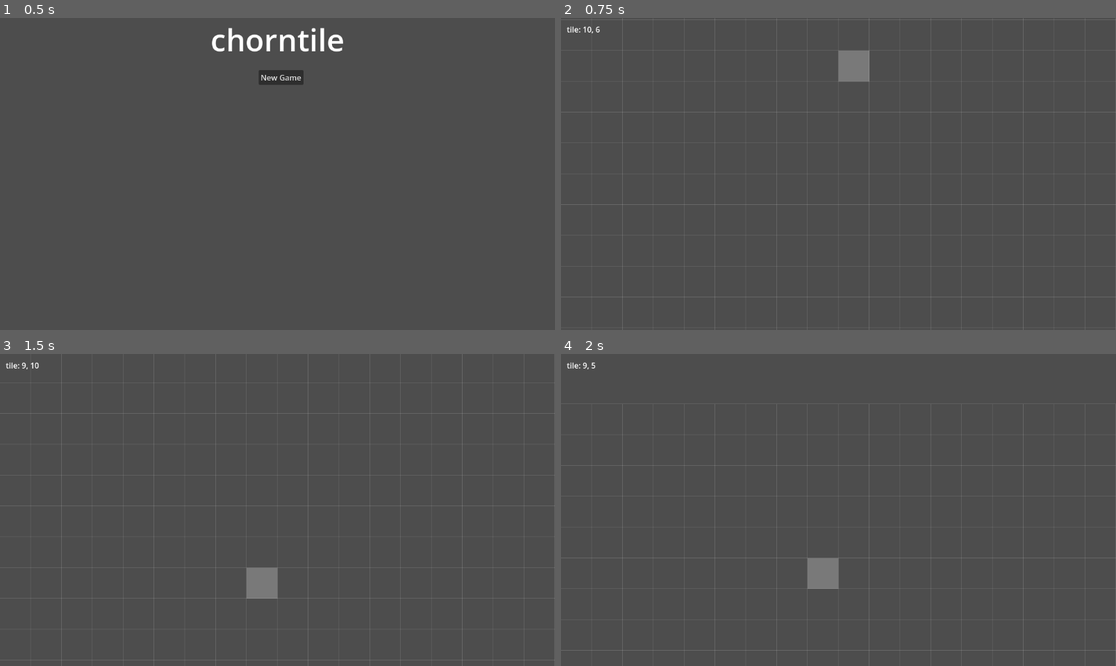
Above: before the commit, frames 1-4 (two rows, left to right).
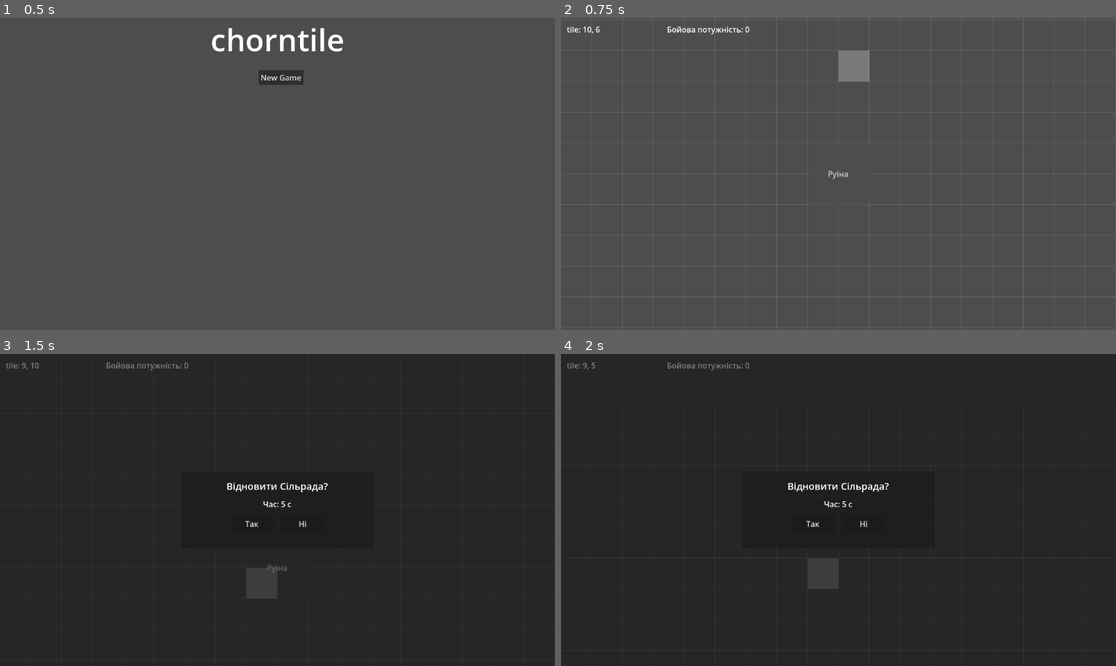
Above: after the commit, the same moments.

Repository: stovburtm-web/chorntile
Game: Godot game, scene res://scenes/main/main_menu.tscn
Same seed, same stepped clock (60 frames per second), same inputs: the game is played once before the commit and once after it.
Inputs (mouse positions are in pixels of both pictures, inside the frame that each line leads up to):
- Up to frame 1 (0.5 s): no input
- Up to frame 2 (0.75 s): click "New Game" at 0.5 s
- Up to frame 3 (1.5 s): tap Enter at 1.25 s; move the mouse to (249, 572) at 1.27 s; hold Up (ui_up) from 1.28 s (still down); click (249, 572) at 1.42 s
- Up to frame 4 (2 s): keep holding Up (ui_up)

Frame 1 is identical in both runs. In frame 2, 0.2% of the frame differs, in the area x 19-56%, y 2-60%; in frame 3, 100%; in frame 4, 100%, in the area x 0-100%, y 0-100%.

Commit message:
feat(m2): restore village council with modal and settlement power

Diff:
--- a/project.godot
+++ b/project.godot
@@ -15,6 +15,10 @@
 config/features=PackedStringArray("4.6", "Forward Plus")
 config/icon="res://icon.svg"
 
+[autoload]
+
+SettlementPower="*uid://cnbeqehmt4nne"
+
 [physics]
 
 3d/physics_engine="Jolt Physics"
--- /dev/null
+++ b/resources/buildings/building_data.gd
@@ -0,0 +1,37 @@
+class_name BuildingData
+extends Resource
+
+## Дані балансу для однієї будівлі. Зберігається у .tres файлі,
+## редагується в інспекторі Godot. Логіка не хардкодить цифри — читає звідси.
+##
+## Приклад: resources/buildings/village_council.tres
+
+## Унікальний ідентифікатор (для збережень, пошуку, локалізації).
+@export var id: StringName = &""
+
+## Відображуване ім'я (поки без локалізації — просто рядок).
+@export var display_name: String = "Будівля"
+
+## Розмір у плитках. 1x1 = звичайна, 2x2 = центральна (Сільрада).
+@export var size: Vector2i = Vector2i(1, 1)
+
+## Максимальне HP (для пізніших фаз, коли з'явиться руйнування).
+@export var max_hp: int = 100
+
+## Скільки секунд триває ремонт/будівництво з руїни.
+@export var restore_time: float = 5.0
+
+## Скільки ресурсів треба для відновлення. Порожній словник = безкоштовно.
+## Приклад: {"wood": 10, "metal": 5}
+@export var restore_cost: Dictionary = {}
+
+## Наскільки збільшує "бойову потужність поселення" коли побудована.
+@export var power_rating: int = 0
+
+## Візуал готової будівлі. PackedScene з коренем Node2D/Control.
+## У M2-M7 — плейсхолдер ColorRect з лейблом. У M8+ — справжній спрайт/модель.
+@export var visual_built: PackedScene
+
+## Візуал руїни (стан перед відновленням). Може бути null — тоді
+## використовується дефолтний сірий прямокутник (див. Building.gd).
+@export var visual_ruin: PackedScene
--- /dev/null
+++ b/resources/buildings/village_council.tres
@@ -0,0 +1,17 @@
+[gd_resource type="Resource" script_class="BuildingData" format=3 uid="uid://cbvcdata001"]
+
+[ext_resource type="Script" path="res://resources/buildings/building_data.gd" id="1_script"]
+[ext_resource type="PackedScene" path="res://scenes/buildings/visuals/village_council_built.tscn" id="2_built"]
+[ext_resource type="PackedScene" path="res://scenes/buildings/visuals/village_council_ruin.tscn" id="3_ruin"]
+
+[resource]
+script = ExtResource("1_script")
+id = &"village_council"
+display_name = "Сільрада"
+size = Vector2i(2, 2)
+max_hp = 500
+restore_time = 5.0
+restore_cost = {}
+power_rating = 100
+visual_built = ExtResource("2_built")
+visual_ruin = ExtResource("3_ruin")
--- /dev/null
+++ b/scenes/buildings/building.tscn
@@ -0,0 +1,18 @@
+[gd_scene format=3 uid="uid://cbldgbase001"]
+
+[ext_resource type="Script" path="res://scripts/components/building.gd" id="1_building"]
+
+[node name="Building" type="Node2D"]
+script = ExtResource("1_building")
+
+[node name="Visual" type="Node2D" parent="."]
+
+[node name="BuildLabel" type="Label" parent="."]
+offset_left = -16.0
+offset_top = -28.0
+offset_right = 160.0
+offset_bottom = -4.0
+text = "Будується 5.0с"
+horizontal_alignment = 1
+vertical_alignment = 1
+visible = false
--- /dev/null
+++ b/scenes/buildings/visuals/village_council_built.tscn
@@ -0,0 +1,18 @@
+[gd_scene format=3 uid="uid://cbvc1vqbuilt"]
+
+[node name="VisualBuilt" type="Node2D"]
+
+[node name="Rect" type="ColorRect" parent="."]
+offset_right = 128.0
+offset_bottom = 128.0
+color = Color(0.55, 0.45, 0.35, 1)
+mouse_filter = 2
+
+[node name="Label" type="Label" parent="."]
+offset_left = 0.0
+offset_top = 48.0
+offset_right = 128.0
+offset_bottom = 80.0
+text = "Сільрада"
+horizontal_alignment = 1
+vertical_alignment = 1
--- /dev/null
+++ b/scenes/buildings/visuals/village_council_ruin.tscn
@@ -0,0 +1,19 @@
+[gd_scene format=3 uid="uid://cbvc1vqbruin"]
+
+[node name="VisualRuin" type="Node2D"]
+
+[node name="Rect" type="ColorRect" parent="."]
+offset_right = 128.0
+offset_bottom = 128.0
+color = Color(0.3, 0.3, 0.3, 0.6)
+mouse_filter = 2
+
+[node name="Label" type="Label" parent="."]
+offset_left = 0.0
+offset_top = 48.0
+offset_right = 128.0
+offset_bottom = 80.0
+text = "Руїна"
+horizontal_alignment = 1
+vertical_alignment = 1
+modulate = Color(1, 1, 1, 0.7)
--- /dev/null
+++ b/scenes/ui/restore_modal.gd
@@ -0,0 +1,36 @@
+class_name RestoreModal
+extends CanvasLayer
+
+## Модалка підтвердження відновлення/скасування будівлі.
+## Викликається з game.gd методом open(building).
+## Самостійно чіпляється до натискань Так/Ні і закривається.
+
+signal confirmed  ## Користувач натиснув "Так".
+
+@onready var panel: PanelContainer = $Panel
+@onready var title: Label = $Panel/Margin/VBox/Title
+@onready var description: Label = $Panel/Margin/VBox/Description
+@onready var yes_btn: Button = $Panel/Margin/VBox/Buttons/YesButton
+@onready var no_btn: Button = $Panel/Margin/VBox/Buttons/NoButton
+
+
+func _ready() -> void:
+	hide()
+	yes_btn.pressed.connect(_on_yes)
+	no_btn.pressed.connect(_on_no)
+
+
+## Показати модалку з заданим текстом.
+func open(title_text: String, description_text: String) -> void:
+	title.text = title_text
+	description.text = description_text
+	show()
+
+
+func _on_yes() -> void:
+	hide()
+	confirmed.emit()
+
+
+func _on_no() -> void:
+	hide()
--- /dev/null
+++ b/scenes/ui/restore_modal.tscn
@@ -0,0 +1,61 @@
+[gd_scene format=3 uid="uid://crstmodal001"]
+
+[ext_resource type="Script" path="res://scenes/ui/restore_modal.gd" id="1_script"]
+
+[node name="RestoreModal" type="CanvasLayer"]
+layer = 10
+script = ExtResource("1_script")
+
+[node name="Dim" type="ColorRect" parent="."]
+anchors_preset = 15
+anchor_right = 1.0
+anchor_bottom = 1.0
+color = Color(0, 0, 0, 0.5)
+
+[node name="Panel" type="PanelContainer" parent="."]
+anchors_preset = 8
+anchor_left = 0.5
+anchor_top = 0.5
+anchor_right = 0.5
+anchor_bottom = 0.5
+offset_left = -200.0
+offset_top = -80.0
+offset_right = 200.0
+offset_bottom = 80.0
+
+[node name="Margin" type="MarginContainer" parent="Panel"]
+layout_mode = 2
+theme_override_constants/margin_left = 16
+theme_override_constants/margin_top = 16
+theme_override_constants/margin_right = 16
+theme_override_constants/margin_bottom = 16
+
+[node name="VBox" type="VBoxContainer" parent="Panel/Margin"]
+layout_mode = 2
+theme_override_constants/separation = 12
+
+[node name="Title" type="Label" parent="Panel/Margin/VBox"]
+layout_mode = 2
+text = "Відновити?"
+horizontal_alignment = 1
+theme_override_font_sizes/font_size = 20
+
+[node name="Description" type="Label" parent="Panel/Margin/VBox"]
+layout_mode = 2
+text = "Підтвердіть дію."
+horizontal_alignment = 1
+
+[node name="Buttons" type="HBoxContainer" parent="Panel/Margin/VBox"]
+layout_mode = 2
+alignment = 1
+theme_override_constants/separation = 16
+
+[node name="YesButton" type="Button" parent="Panel/Margin/VBox/Buttons"]
+layout_mode = 2
+text = "Так"
+custom_minimum_size = Vector2(90, 36)
+
+[node name="NoButton" type="Button" parent="Panel/Margin/VBox/Buttons"]
+layout_mode = 2
+text = "Ні"
+custom_minimum_size = Vector2(90, 36)
--- a/scenes/world/game.gd
+++ b/scenes/world/game.gd
@@ -1,21 +1,32 @@
 class_name Game
 extends Node2D
 
-## Коренева сцена геймплею. Для M1: малює сітку 20×20 через Line2D-оверлей
-## і дає Label з координатами плитки під курсором.
-##
-## Пізніше (M2+) замість примітивної сітки тут з'явиться TileMapLayer з ассетами.
+## Коренева сцена геймплею. M2 Крок 4: клік по руїні відкриває модалку
+## підтвердження. "Так" → відбудова. Клік по будівлі, що будується → модалка
+## скасування.
+
+const BUILDING_SCENE: PackedScene = preload("res://scenes/buildings/building.tscn")
+const VILLAGE_COUNCIL_DATA: BuildingData = preload("res://resources/buildings/village_council.tres")
 
 @onready var grid_overlay: Node2D = $GridOverlay
 @onready var hover_highlight: ColorRect = $HoverHighlight
 @onready var debug_label: Label = $UI/DebugLabel
+@onready var buildings_layer: Node2D = $Buildings
 @onready var camera: Camera2D = $GameCamera
-
+@onready var restore_modal: RestoreModal = $RestoreModal
+@onready var power_label: Label = $UI/PowerLabel
 
 func _ready() -> void:
 	_draw_grid()
 	hover_highlight.size = Vector2.ONE * TileGrid.TILE_SIZE
 	hover_highlight.color = Color(1, 1, 1, 0.25)
+	SettlementPower.changed.connect(_on_power_changed)
+	_on_power_changed(SettlementPower.total)
+	_spawn_starting_buildings()
+
+
+func _on_power_changed(new_total: int) -> void:
+	power_label.text = "Бойова потужність: %d" % new_total
 
 
 func _process(_delta: float) -> void:
@@ -31,14 +42,76 @@
 		debug_label.text = "tile: —"
 
 
+func _unhandled_input(event: InputEvent) -> void:
+	if not (event is InputEventMouseButton):
+		return
+	var mb: InputEventMouseButton = event
+	if not (mb.pressed and mb.button_index == MOUSE_BUTTON_LEFT):
+		return
+
+	var grid_pos: Vector2i = TileGrid.world_to_grid(get_global_mouse_position())
+	if not TileGrid.is_in_bounds(grid_pos):
+		return
+
+	var building: Building = _find_building_at(grid_pos)
+	if building == null:
+		return
+
+	match building.state:
+		Building.State.RUIN:
+			_ask_restore(building)
+		Building.State.RESTORING:
+			_ask_cancel(building)
+		Building.State.BUILT:
+			pass
+
+
+func _ask_restore(building: Building) -> void:
+	var title: String = "Відновити %s?" % building.data.display_name
+	var desc: String = "Час: %.0f с" % building.data.restore_time
+	_open_modal(title, desc, building.start_restoring)
+
+
+func _ask_cancel(building: Building) -> void:
+	var title: String = "Скасувати будівництво?"
+	var desc: String = "Прогрес буде втрачено."
+	_open_modal(title, desc, building.cancel_restoring)
+
+
+func _open_modal(title: String, desc: String, on_yes: Callable) -> void:
+	# Скидаємо всі старі підписки (після "Ні" сигнал не емітився, підписка висіла).
+	for c in restore_modal.confirmed.get_connections():
+		restore_modal.confirmed.disconnect(c["callable"])
+	restore_modal.confirmed.connect(on_yes, CONNECT_ONE_SHOT)
+	restore_modal.open(title, desc)
+
+
+func _find_building_at(gp: Vector2i) -> Building:
+	for child in buildings_layer.get_children():
+		if child is Building and child.contains_grid(gp):
+			return child
+	return null
+
+
+func _spawn_starting_buildings() -> void:
+	var center: Vector2i = TileGrid.MAP_SIZE / 2 - Vector2i(1, 1)
+	_spawn_building(VILLAGE_COUNCIL_DATA, center)
+
+
+func _spawn_building(data: BuildingData, gp: Vector2i) -> Building:
+	var building: Building = BUILDING_SCENE.instantiate()
+	building.data = data
+	building.grid_pos = gp
+	building.position = Vector2(gp) * TileGrid.TILE_SIZE
+	building.built.connect(func() -> void: SettlementPower.add(data.power_rating))
+	buildings_layer.add_child(building)
+	return building
+
+
 func _draw_grid() -> void:
-	# Малюємо сітку лініями в $GridOverlay через _draw — але оскільки
-	# GridOverlay це звичайний Node2D без скрипта, простіше додати
-	# лінії як дітей (Line2D). Робимо це тут один раз.
 	var line_color: Color = Color(1, 1, 1, 0.15)
 	var map_pixels: Vector2 = Vector2(TileGrid.MAP_SIZE) * TileGrid.TILE_SIZE
 
-	# Вертикальні лінії.
 	for x in range(TileGrid.MAP_SIZE.x + 1):
 		var line: Line2D = Line2D.new()
 		line.width = 1.0
@@ -47,7 +120,6 @@
 		line.add_point(Vector2(x * TileGrid.TILE_SIZE, map_pixels.y))
 		grid_overlay.add_child(line)
 
-	# Горизонтальні лінії.
 	for y in range(TileGrid.MAP_SIZE.y + 1):
 		var line: Line2D = Line2D.new()
 		line.width = 1.0
--- a/scenes/world/game.tscn
+++ b/scenes/world/game.tscn
@@ -1,27 +1,39 @@
-[gd_scene load_steps=3 format=3 uid="uid://bygj282raqrpo"]
+[gd_scene format=3 uid="uid://bygj282raqrpo"]
 
-[ext_resource type="Script" path="res://scenes/world/game.gd" id="1_game"]
-[ext_resource type="Script" path="res://scenes/world/game_camera.gd" id="2_cam"]
+[ext_resource type="Script" uid="uid://i7ib22s2n7ww" path="res://scenes/world/game.gd" id="1_game"]
+[ext_resource type="PackedScene" uid="uid://crstmodal001" path="res://scenes/ui/restore_modal.tscn" id="2_3iwug"]
+[ext_resource type="Script" uid="uid://cxecq1on7gjel" path="res://scenes/world/game_camera.gd" id="2_cam"]
 
-[node name="Game" type="Node2D"]
+[node name="Game" type="Node2D" unique_id=1604198907]
 script = ExtResource("1_game")
 
-[node name="GridOverlay" type="Node2D" parent="."]
+[node name="RestoreModal" parent="." unique_id=1659895872 instance=ExtResource("2_3iwug")]
 
-[node name="HoverHighlight" type="ColorRect" parent="."]
+[node name="GridOverlay" type="Node2D" parent="." unique_id=290541914]
+
+[node name="Buildings" type="Node2D" parent="." unique_id=1659683429]
+
+[node name="HoverHighlight" type="ColorRect" parent="." unique_id=32850684]
 offset_right = 64.0
 offset_bottom = 64.0
+mouse_filter = 2
 color = Color(1, 1, 1, 0.25)
-mouse_filter = 2
 
-[node name="GameCamera" type="Camera2D" parent="."]
+[node name="GameCamera" type="Camera2D" parent="." unique_id=2119437646]
 script = ExtResource("2_cam")
 
-[node name="UI" type="CanvasLayer" parent="."]
+[node name="UI" type="CanvasLayer" parent="." unique_id=1134486647]
 
-[node name="DebugLabel" type="Label" parent="UI"]
+[node name="DebugLabel" type="Label" parent="UI" unique_id=10289850]
 offset_left = 12.0
 offset_top = 12.0
 offset_right = 200.0
 offset_bottom = 36.0
 text = "tile: —"
+
+[node name="PowerLabel" type="Label" parent="UI" unique_id=952602272]
+offset_left = 220.0
+offset_top = 12.0
+offset_right = 392.0
+offset_bottom = 35.0
+text = "Бойова потужність: 0"
--- /dev/null
+++ b/scripts/autoload/settlement_power.gd
@@ -0,0 +1,21 @@
+extends Node
+
+## Глобальний лічильник бойової потужності поселення.
+## Сума power_rating усіх готових будівель.
+## Autoload: реєструється у Project Settings → Autoload як "SettlementPower".
+
+signal changed(new_total: int)
+
+var total: int = 0
+
+
+func add(amount: int) -> void:
+	if amount == 0:
+		return
+	total += amount
+	changed.emit(total)
+
+
+func reset() -> void:
+	total = 0
+	changed.emit(total)
--- /dev/null
+++ b/scripts/components/building.gd
@@ -0,0 +1,94 @@
+class_name Building
+extends Node2D
+
+## Одна будівля на гріді. Може бути в одному з трьох станів:
+## RUIN — сіра пляма на карті, клік ініціює відбудову.
+## RESTORING — тривалий таймер, над будівлею лейбл зворотнього відліку.
+## BUILT — повноцінна будівля.
+##
+## Логіка станів централізована тут. Game.gd тільки інстанціює Building
+## і викликає публічні методи (start_restoring/cancel_restoring).
+
+enum State { RUIN, RESTORING, BUILT }
+
+## Дані балансу (розмір, HP, час відбудови, візуали). Задається ззовні.
+@export var data: BuildingData
+
+@onready var visual_holder: Node2D = $Visual
+@onready var build_label: Label = $BuildLabel
+
+## Координати верхнього-лівого кута будівлі на гріді.
+var grid_pos: Vector2i = Vector2i.ZERO
+
+## Поточний стан.
+var state: State = State.RUIN
+
+var _time_left: float = 0.0
+
+signal state_changed(new_state: State)
+signal built  ## Випускається раз, коли стан стає BUILT.
+
+
+func _ready() -> void:
+	assert(data != null, "Building requires BuildingData")
+	_apply_state(State.RUIN)
+
+
+func _process(delta: float) -> void:
+	if state != State.RESTORING:
+		return
+	_time_left -= delta
+	build_label.text = "Будується %.1fс" % maxf(_time_left, 0.0)
+	if _time_left <= 0.0:
+		_apply_state(State.BUILT)
+		built.emit()
+
+
+## Починає відбудову. Працює тільки з RUIN.
+func start_restoring() -> void:
+	if state != State.RUIN:
+		return
+	_time_left = data.restore_time
+	_apply_state(State.RESTORING)
+
+
+## Скасовує відбудову. Працює тільки з RESTORING.
+func cancel_restoring() -> void:
+	if state != State.RESTORING:
+		return
+	_apply_state(State.RUIN)
+
+
+## Повертає прямокутник (у грід-координатах), який займає ця будівля.
+func get_grid_rect() -> Rect2i:
+	return Rect2i(grid_pos, data.size)
+
+
+## Чи клітинка gp всередині цієї будівлі.
+func contains_grid(gp: Vector2i) -> bool:
+	return get_grid_rect().has_point(gp)
+
+
+func _apply_state(new_state: State) -> void:
+	state = new_state
+
+	# Видалити старий візуал.
+	for child in visual_holder.get_children():
+		child.queue_free()
+
+	# Вибрати сцену для нового стану.
+	var scene: PackedScene = null
+	match state:
+		State.RUIN, State.RESTORING:
+			scene = data.visual_ruin
+		State.BUILT:
+			scene = data.visual_built
+
+	if scene != null:
+		var instance: Node = scene.instantiate()
+		visual_holder.add_child(instance)
+
+	# Лейбл таймера видно тільки під час відбудови.
+	build_label.visible = (state == State.RESTORING)
+
+	state_changed.emit(state)
Not shown, added: resources/buildings/building_data.gd.uid
Not shown: 1 places in scenes/main/main_menu.tscn that only renumber resources
Not shown, added: scenes/ui/restore_modal.gd.uid
Not shown, changed: scenes/world/game.gd.uid
Not shown, added: scripts/autoload/settlement_power.gd.uid
Not shown, added: scripts/components/building.gd.uid
